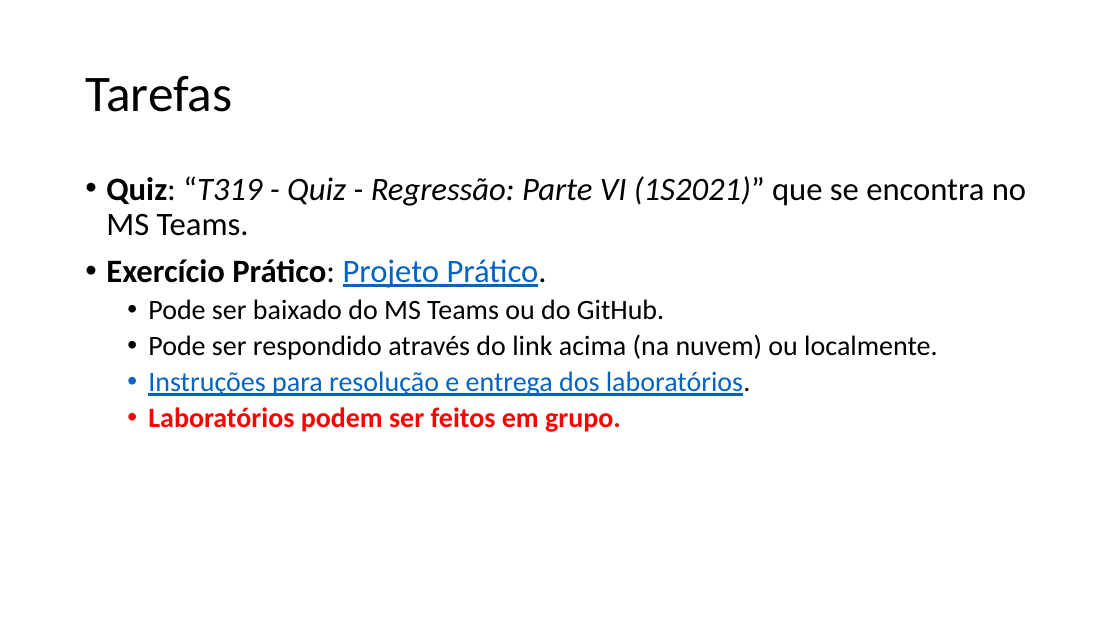
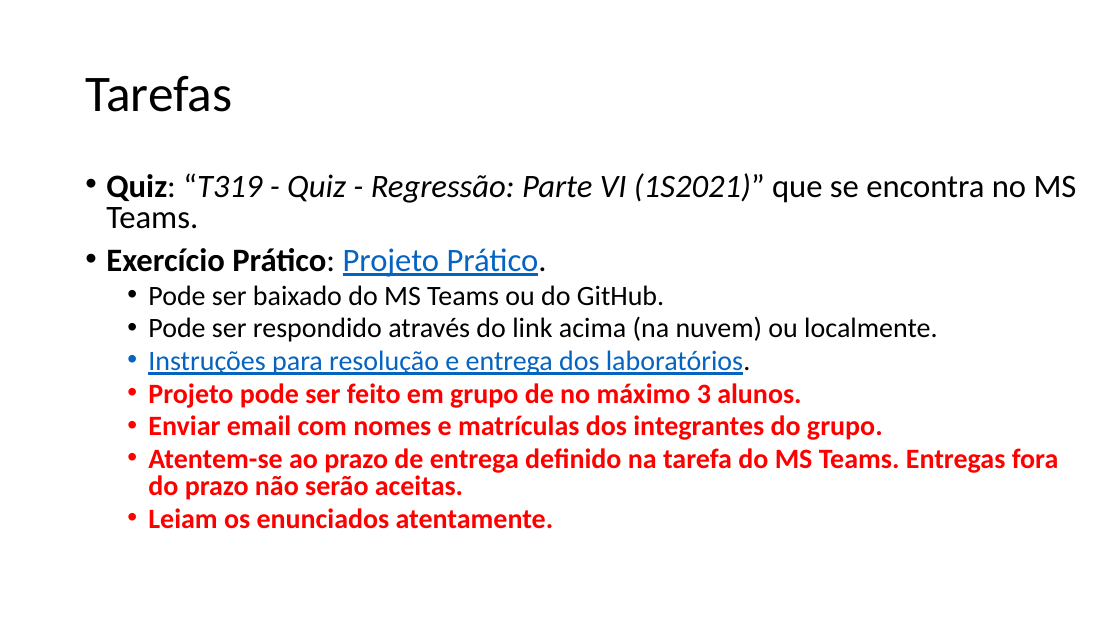
Before and after one commit to zz4fap/t319_aprendizado_de_maquina, a slide deck: slide 14 of slides/T319_Regressão_Linear (Parte VI).pptx. Drawn at 1120x630 pixels with LibreOffice and Linux fonts; fonts in the diff are those of the drawing. Boxes give left, top, right and bottom in pixels: in the first picture for what was removed or moved away, otherwise in the second. Text is boxed around its words. In the diff, an @@ line names an element or a change of style, - is before the commit and + after.

```diff
--- a/slides/T319_Regressão_Linear (Parte VI).pptx
+++ b/slides/T319_Regressão_Linear (Parte VI).pptx
@@ text at (106,173,1077,375): line spacing 0.9 to 0.8 @@
@@ text at (148,383,1059,529): text changed @@
-  • Laboratórios podem ser feitos em grupo.
+  • Projeto pode ser feito em grupo de no máximo 3 alunos.
+  • Enviar email com nomes e matrículas dos integrantes do grupo.
+  • Atentem-se ao prazo de entrega definido na tarefa do MS Teams. Entregas fora do prazo não serão aceitas.
+  • Leiam os enunciados atentamente.
```
Also in this commit, not shown: 8 other slides changed, 1 other file.
